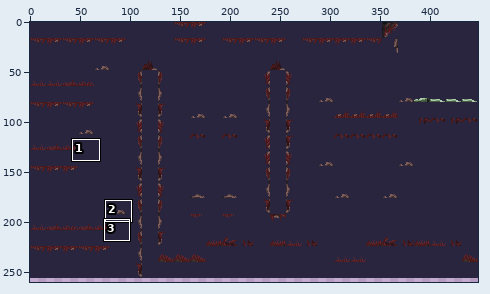
Two states of a sprite sheet, maps/final_maps/level3/level3bg.png. Above: a wide view before the commit, with the close-up outlined.
Close-up. Before the edit:
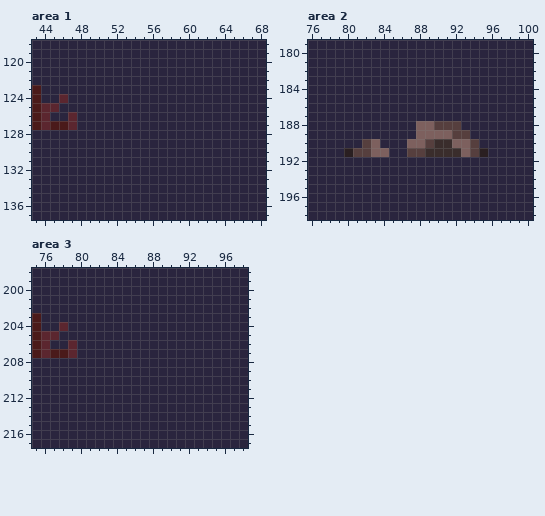
The file is 448x288 pixels. Colours within 5 levels of each other are drawn and written as one. Shown: area 1: x 43..68, y 118..137; area 2: x 76..100, y 179..198; area 3: x 75..98, y 198..217. The wide view leaves out empty margins. The commit also changed other parts of the picture, which this record leaves out.
And afterwards:
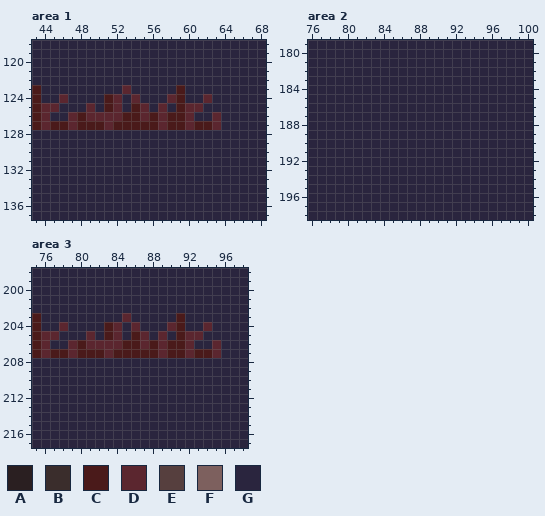
Palette (. is transparent): A #2a1f21  B #3a2d2c  C #4a1a1a  D #5b262f  E #563f3e  F #7d605e  G #2a253e
Diff:
--- area 1
@@ x 43..68 @@
 122 GGGGGGGGGGGGGGGGGGGGGGGGGG
-123 CGGGGGGGGGGGGGGGGGGGGGGGGG
-124 CGGDGGGGGGGGGGGGGGGGGGGGGG
-125 CDDGGGGGGGGGGGGGGGGGGGGGGG
-126 CDGGDGGGGGGGGGGGGGGGGGGGGG
-127 CDCCDGGGGGGGGGGGGGGGGGGGGG
+123 CGGGGGGGGGDGGGGGCGGGGGGGGG
+124 CGGDGGGGCDGDGGGDCGGDGGGGGG
+125 CDDGGGDGCDGCDGDGCDDGGGGGGG
+126 CDGGDCDDDDCCDCDCCDGGDGGGGG
+127 CDCCDCCCDCCCCCDCCDCCDGGGGG
 128 GGGGGGGGGGGGGGGGGGGGGGGGGG
--- area 2
@@ x 76..100 @@
 187 GGGGGGGGGGGGGGGGGGGGGGGGG
-188 GGGGGGGGGGGGFFEEEGGGGGGGG
-189 GGGGGGGGGGGGFFFFEEGGGGGGG
-190 GGGGGGEFGGGFFEBBFFEGGGGGG
-191 GGGGAEEFFGGEEBBBBFEAGGGGG
+188 GGGGGGGGGGGGGGGGGGGGGGGGG
+189 GGGGGGGGGGGGGGGGGGGGGGGGG
+190 GGGGGGGGGGGGGGGGGGGGGGGGG
+191 GGGGGGGGGGGGGGGGGGGGGGGGG
 192 GGGGGGGGGGGGGGGGGGGGGGGGG
--- area 3
@@ x 75..98 @@
 202 GGGGGGGGGGGGGGGGGGGGGGGG
-203 CGGGGGGGGGGGGGGGGGGGGGGG
-204 CGGDGGGGGGGGGGGGGGGGGGGG
-205 CDDGGGGGGGGGGGGGGGGGGGGG
-206 CDGGDGGGGGGGGGGGGGGGGGGG
-207 CDCCDGGGGGGGGGGGGGGGGGGG
+203 CGGGGGGGGGDGGGGGCGGGGGGG
+204 CGGDGGGGCDGDGGGDCGGDGGGG
+205 CDDGGGDGCDGCDGDGCDDGGGGG
+206 CDGGDCDDDDCCDCDCCDGGDGGG
+207 CDCCDCCCDCCCCCDCCDCCDGGG
 208 GGGGGGGGGGGGGGGGGGGGGGGG
Boxes around the changes in both close-ups, in picture pixels (x1, y1, x2, y2):
changed: (77, 85, 221, 130)
changed: (344, 121, 488, 157)
changed: (77, 313, 221, 358)
